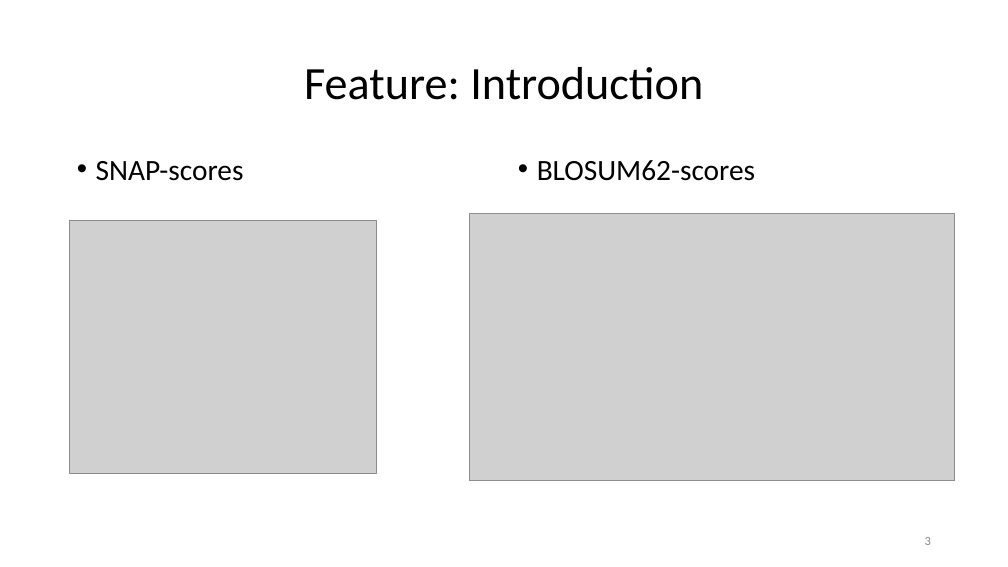
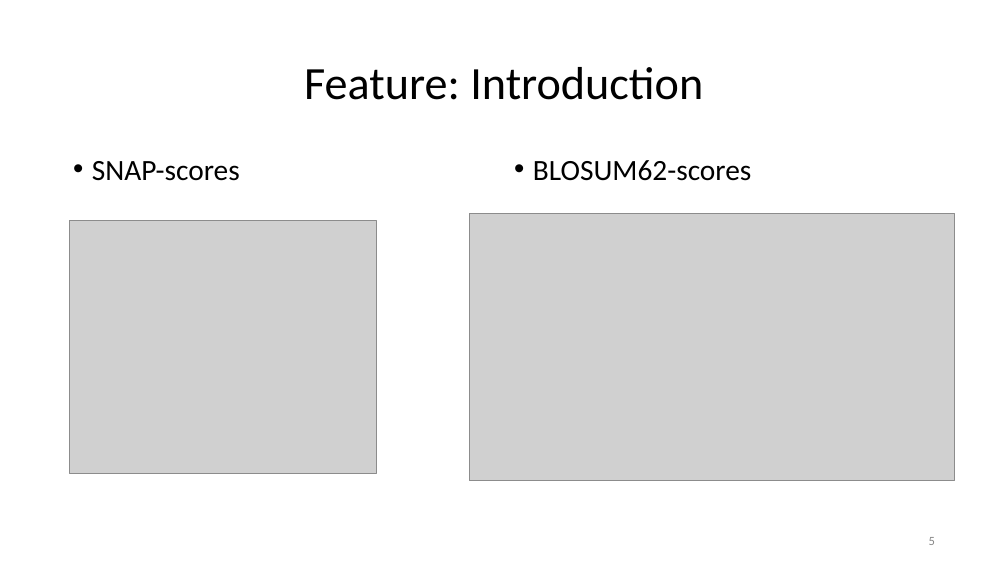
Before and after one commit to paulhager/ProteinPrediction1, a slide deck: slide 5 of BLOSUMscoresComparedToSingleSNAPscores.pptx (slide 3 before the commit). Drawn at 1008x567 pixels with LibreOffice and Linux fonts; fonts in the diff are those of the drawing; grey boxes stand for pictures; background and template pictures are left out. Boxes give left, top, right and bottom in pixels: in the first picture for what was removed or moved away, otherwise in the second. Text is boxed around its words. In the diff, an @@ line names an element or a change of style, - is before the commit and + after.

```diff
--- a/BLOSUMscoresComparedToSingleSNAPscores.pptx
+++ b/BLOSUMscoresComparedToSingleSNAPscores.pptx
@@ text "SNAP-scores": place and size @@
-text "SNAP-scores" at [96, 161, 244, 181]
+text "SNAP-scores" at [92, 161, 240, 181]
@@ text "BLOSUM62-scores": place and size @@
-text "BLOSUM62-scores" at [537, 160, 755, 181]
+text "BLOSUM62-scores" at [533, 160, 751, 181]
@@ page number removed at [925, 537, 931, 545] @@
-3
@@ page number added at [929, 537, 935, 545], 12 pt, text #888888 @@
+5
```
Also in this commit, not shown: 21 other slides changed, 5 slides added, 1 slide removed, 2 other files.
